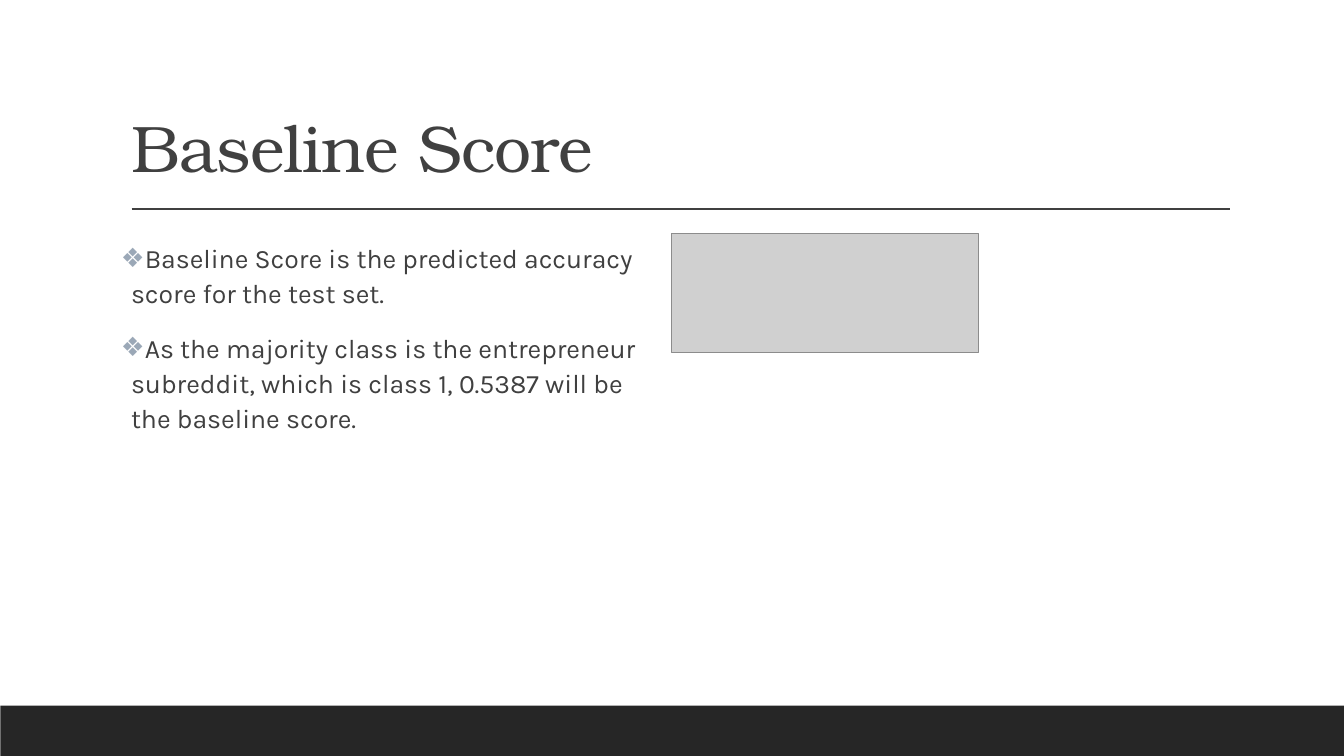
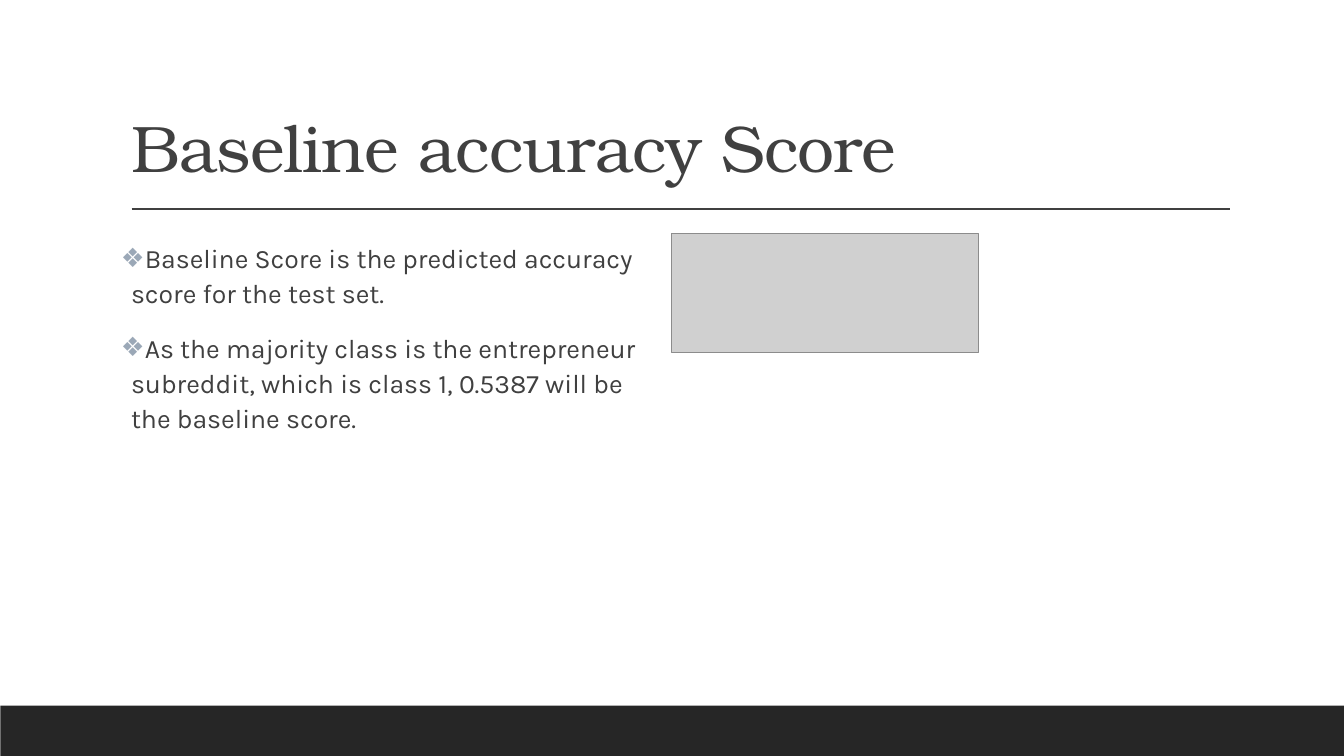
Before and after one commit to kumereshN/dsiprojects, a slide deck: slide 10 of project_3/Project_3_Kumeresh_Investing_vs_Entrepreneur.pptx. Drawn at 1344x756 pixels with LibreOffice and Linux fonts; fonts in the diff are those of the drawing; grey boxes stand for pictures. Boxes give left, top, right and bottom in pixels: in the first picture for what was removed or moved away, otherwise in the second. Text is boxed around its words. In the diff, an @@ line names an element or a change of style, - is before the commit and + after.

```diff
--- a/project_3/Project_3_Kumeresh_Investing_vs_Entrepreneur.pptx
+++ b/project_3/Project_3_Kumeresh_Investing_vs_Entrepreneur.pptx
@@ title at <box>131,125,896,188</box>: text changed @@
-Baseline Score
+Baseline accuracy Score
```
Also in this commit, not shown: 1 other slide changed, 1 slide added.
